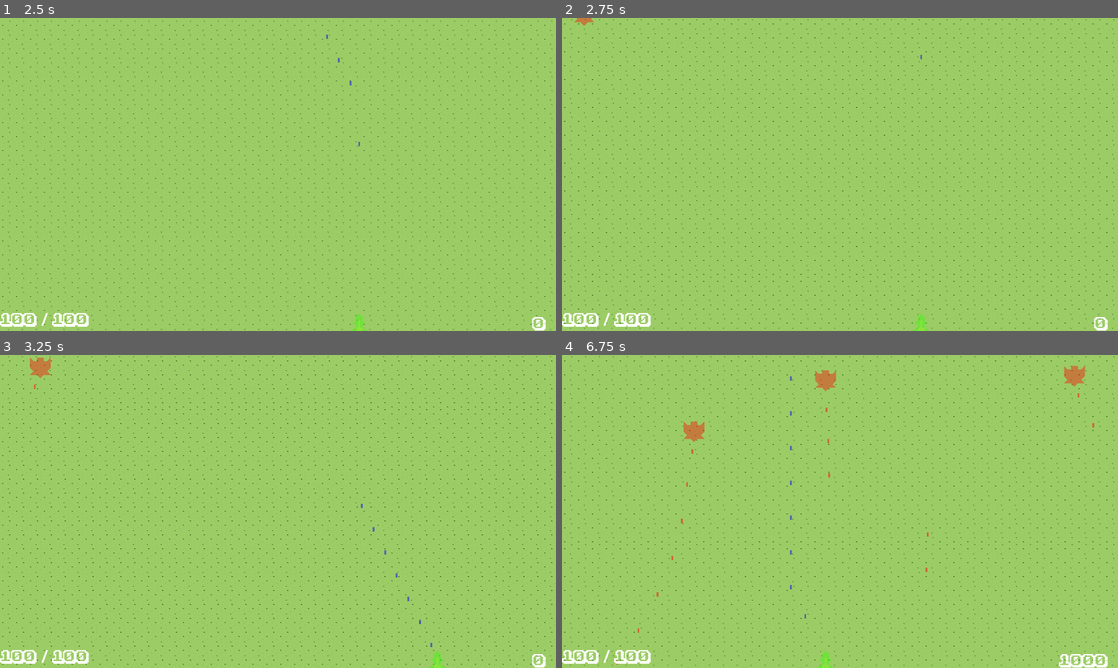
Above: before the commit, frames 1-4 (two rows, left to right).
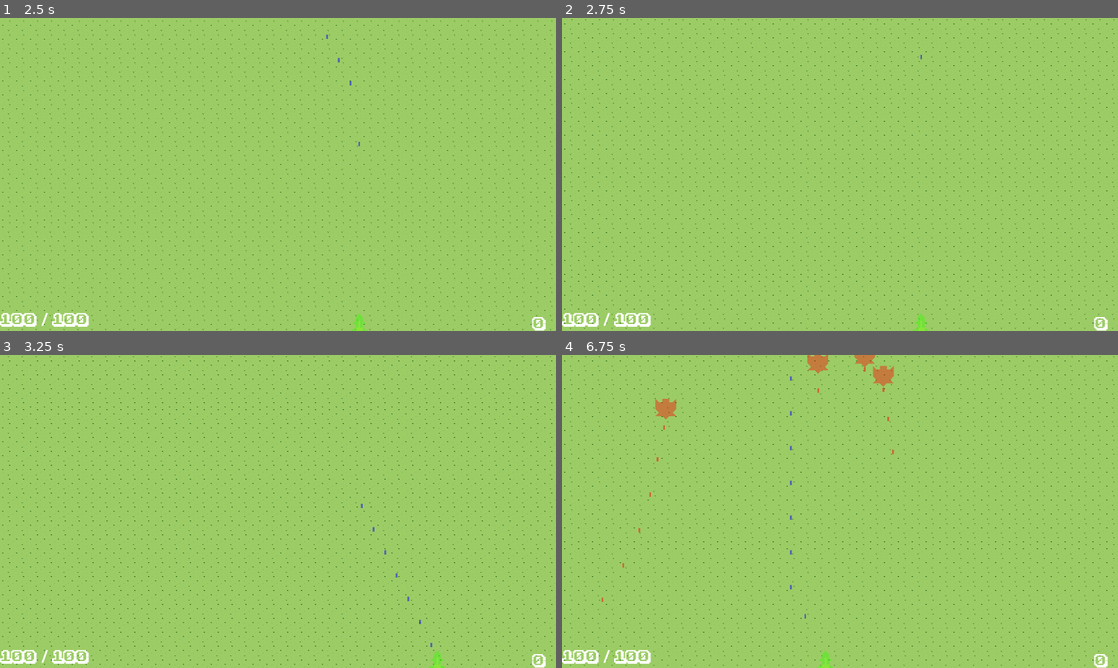
Above: after the commit, the same moments.

Repository: mmyumu/OVNI-godot
Game: Godot game, scene res://menu.tscn
Two runs of this game, one before a commit and one after it. Both use one fixed random seed, a clock stepped at 60 frames per second and the inputs below.
Inputs (mouse positions are in pixels of both pictures, inside the frame that each line leads up to):
- Up to frame 1 (2.5 s): click "Start" at 0.5 s; tap Enter at 1.25 s; move the mouse to (400, 158) at 1.27 s; hold Right (move_right) 1.28-2.03 s; hold Space (shoot) 1.28-2.03 s; click (400, 158) at 1.42 s; move the mouse to (166, 190) at 2.02 s; hold Down (move_down) from 2.03 s (still down); tap Space (shoot) at 2.1 s
- Up to frame 2 (2.75 s): keep holding Down (move_down)
- Up to frame 3 (3.25 s): move the mouse to (333, 442) at 2.77 s; release Down (move_down) at 2.78 s; hold Right (move_right) from 2.78 s (still down); hold Space (shoot) from 2.78 s (still down)
- Up to frame 4 (6.75 s): move the mouse to (812, 574) at 3.52 s; release Right (move_right) at 3.53 s; release Space (shoot) at 3.53 s; hold Up (move_up) 3.53-4.28 s; tap Space (shoot) at 3.6, 5.1, 6.6 s; click (812, 574) at 3.67 s; move the mouse to (1006, 558) at 4.27 s; hold Space (shoot) 4.28-5.03 s; hold Left (move_left) 4.28-5.78 s; move the mouse to (673, 464) at 5.02 s; move the mouse to (867, 511) at 5.77 s; hold Down (move_down) 5.78-6.53 s; hold Space (shoot) 5.78-6.53 s; click (867, 511) at 5.92 s; move the mouse to (756, 433) at 6.52 s; hold Right (move_right) from 6.53 s (still down)

Frame 1 is identical in both runs. In frame 2, less than 0.1% of the frame differs, in the area x 2-6%, y 0-3%; in frame 3, 0.2%; in frame 4, 1.5%, in the area x 7-96%, y 0-100%.

Commit message:
Add waves spawn

Diff:
--- a/main_stage.gd
+++ b/main_stage.gd
@@ -54,12 +54,12 @@
 func start_stop_game(start):
 	if start:
 		$Player.show()
-		$Spawner/SpawnTimer.start()
+		$Spawner.start()
 		$HUD/GameOverLabel.hide()
 		get_tree().paused = false
 	else:
 		$Player.hide()
-		$Spawner/SpawnTimer.stop()
+		$Spawner.stop()
 		$HUD/GameOverLabel.show()
 		get_tree().paused = true
 
--- a/unit/enemies/spawner.gd
+++ b/unit/enemies/spawner.gd
@@ -44,21 +44,61 @@
 func _process(delta):
 	pass
 
-func spawn(enemy_index):
+func start():
+	$SpawnTimer.start()
+	$SpawnWaveTimer.start()
+
+func stop():
+	$SpawnTimer.stop()
+	$SpawnWaveTimer.stop()
+
+func get_random_position():
 	var x = rng.randi_range(min_point.x, max_point.x)
 	var y = rng.randi_range(min_point.y, max_point.y)
-	var spawn_position = Vector2(x, y)
+	return Vector2(x, y)
+
+func spawn_random():
+	return spawn(get_random_position())
+
+func spawn(spawn_position):
+	var enemy_name = "Enemy%s" % enemy_index
+
 	var spawned_enemy = enemy.instantiate()
-	spawned_enemy.name = "Enemy%s" % enemy_index
+	spawned_enemy.name = enemy_name
 	spawned_enemy.position = spawn_position
 	spawned_enemy.rotation = TAU/2
-#	print("Spawned enemy %s at x=%s, y=%s" % [spawned_enemy.name, spawn_position.x, spawn_position.y])
 
 	enemy_spawned.emit(spawned_enemy)
-
+	enemy_index += 1
 	return spawned_enemy
 
+func spawn_wave(number_of_enemies):
+	var x_offset = 50
+	var y_offset = 50
+	var spawned_enemies = []
+#	var spawned_enemy = spawn_random()
+#	var spawned_position = Vector2(spawned_enemy.position)
+#	spawned_enemies.append(spawned_enemy)
+
+	var spawned_position
+
+	for i in range(number_of_enemies):
+		if i > 0:
+			await get_tree().create_timer(0.1).timeout
+
+		if spawned_position == null:
+			spawned_position = get_random_position()
+
+		var spawn_position = Vector2(spawned_position.x - x_offset, spawned_position.y - y_offset)
+		var spawned_enemy = spawn(spawn_position)
+
+		spawned_position = Vector2(spawned_enemy.position)
+		spawned_enemies.append(spawned_enemy)
+
+	return spawned_enemies
 
 func _on_spawn_timer_timeout():
-	spawn(enemy_index)
-	enemy_index += 1
+	spawn_random()
+
+func _on_spawn_wave_timer_timeout():
+	spawn_wave(3)
--- a/unit/enemies/spawner.tscn
+++ b/unit/enemies/spawner.tscn
@@ -10,5 +10,10 @@
 [node name="Sprite2D" type="Sprite2D" parent="."]
 
 [node name="SpawnTimer" type="Timer" parent="."]
+wait_time = 2.0
+
+[node name="SpawnWaveTimer" type="Timer" parent="."]
+wait_time = 3.0
 
 [connection signal="timeout" from="SpawnTimer" to="." method="_on_spawn_timer_timeout"]
+[connection signal="timeout" from="SpawnWaveTimer" to="." method="_on_spawn_wave_timer_timeout"]
--- a/unit/projectiles/bullet.gd
+++ b/unit/projectiles/bullet.gd
@@ -20,7 +20,8 @@
 
 
 func _on_area_shape_entered(area_rid, area, area_shape_index, local_shape_index):
-	var to_be_freed = (is_in_group("Player") and area.is_in_group("Enemies")) \
+	var to_be_freed = !area.is_in_group("Projectile") and \
+			(is_in_group("Player") and area.is_in_group("Enemies")) \
 			or (is_in_group("Enemies") and area.is_in_group("Player"))
 	if to_be_freed:
 		queue_free()
